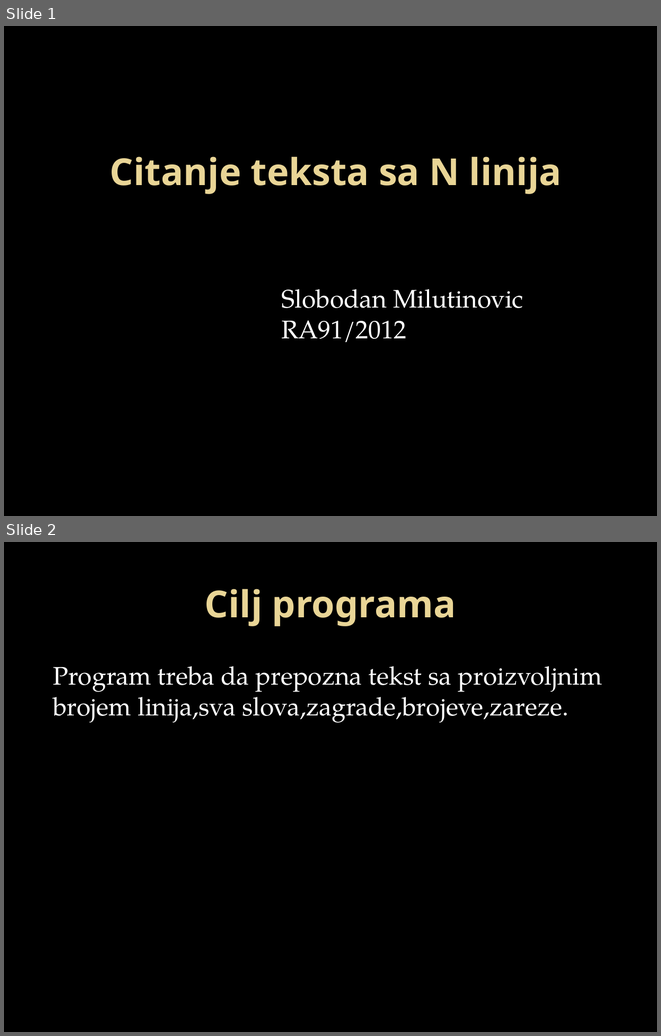
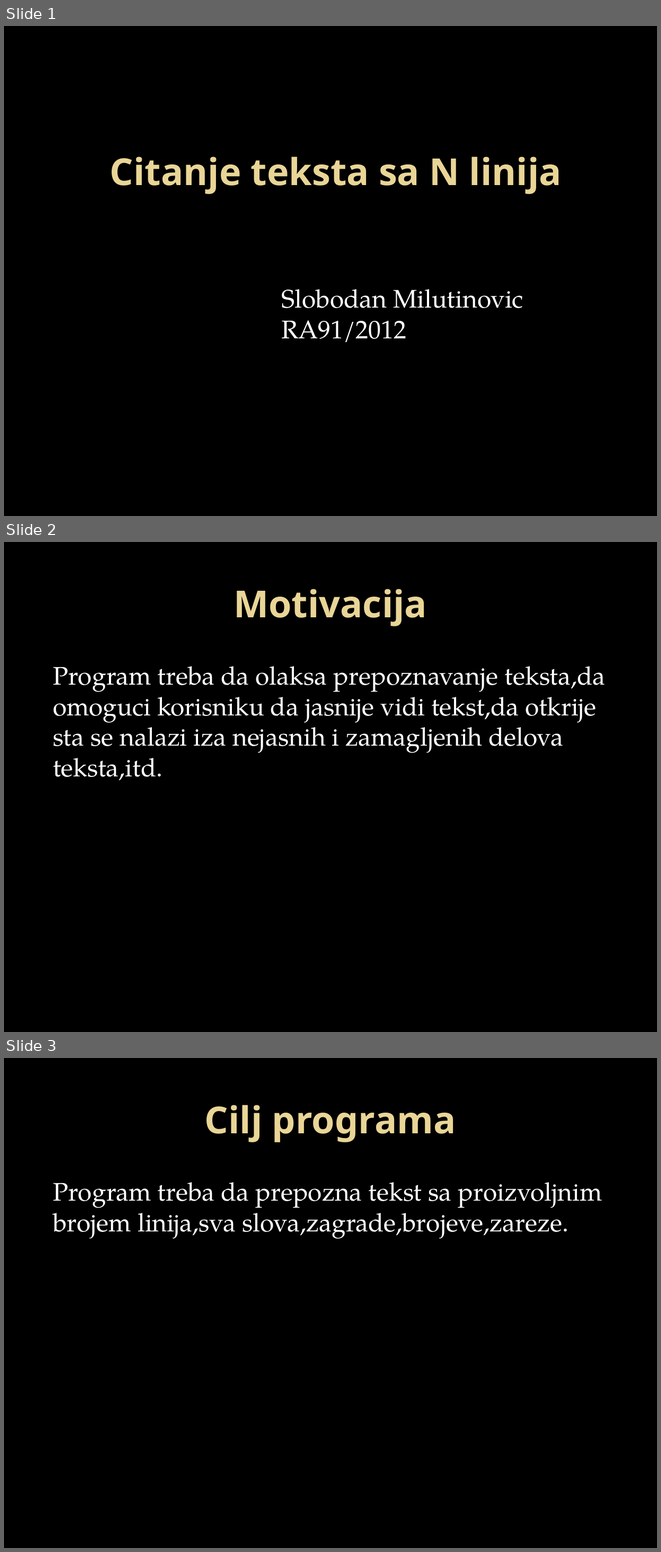
Before and after one commit to SlobodanMilutinovic/soft-projekat2, a slide deck: DefaultTema.pptx. Shown one above the other, each under a label of ours: slides 1 and 2 before the commit, slides 1, 2 and 3 after it. The pictures are 661x1036 and 661x1552 pixels, drawn with LibreOffice and Linux fonts; fonts in the diff are those of the drawing; background and template pictures are left out. Boxes give left, top, right and bottom in pixels: in the first picture for what was removed or moved away, otherwise in the second. Text is boxed around its words. In the diff, an @@ line names an element or a change of style, - is before the commit and + after.

```diff
--- a/DefaultTema.pptx
+++ b/DefaultTema.pptx
@@ slide 2 added at box(4, 542, 657, 1032), background picture (left out) @@
@@ title added at box(233, 589, 427, 626), 41 pt, text gradient #EAD696 to #E7D081, bold @@
+Motivacija
@@ text added at box(53, 666, 606, 780), 28 pt, text #FFFFFF @@
+Program treba da olaksa prepoznavanje teksta,da omoguci korisniku da jasnije vidi tekst,da otkrije sta se nalazi iza nejasnih i zamagljenih delova teksta,itd.
@@ what was slide 2 is now slide 3 @@
```
Also in this commit, not shown: 1 slide changed.
